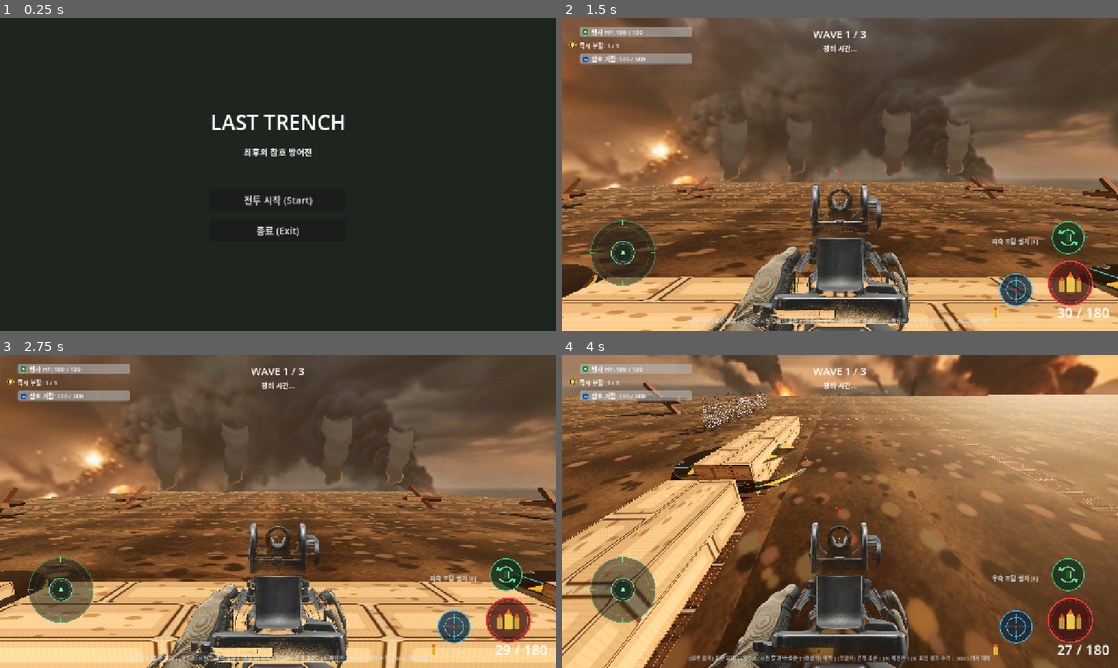
Above: before the commit, frames 1-4 (two rows, left to right).
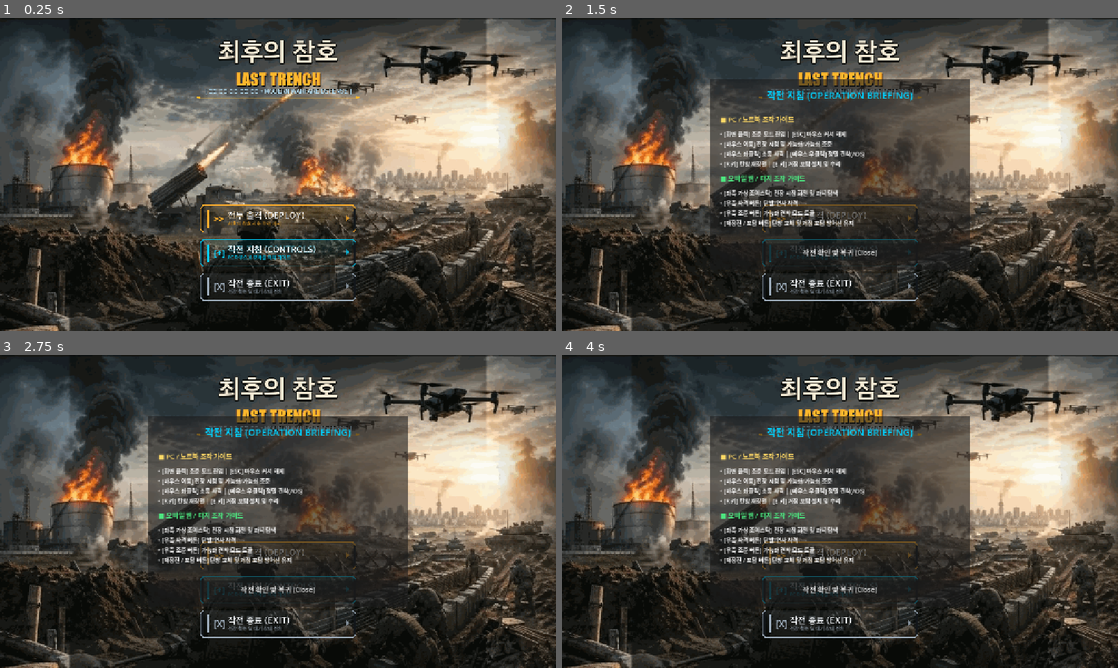
Above: after the commit, the same moments.

Repository: honglabai/last-trench
Game: Godot game, scene res://scenes/app/main_menu.tscn
Same seed, same stepped clock (60 frames per second), same inputs: the game is played once before the commit and once after it.
Inputs (mouse positions are in pixels of both pictures, inside the frame that each line leads up to; where the layout moved, square brackets give the same spot in the first picture):
- Up to frame 1 (0.25 s): no input
- Up to frame 2 (1.5 s): click (840, 252) at 0.52 s; click (840, 218) [840, 199] at 1.25 s
- Up to frame 3 (2.75 s): click (278, 555) at 2.02 s
- Up to frame 4 (4 s): tap Enter at 2.75 s; move the mouse to (867, 511) at 2.77 s; hold W (move_forward) 2.78-3.5 s; hold Right mouse button (aim) 2.78-3.5 s; click (867, 511) at 2.92 s; click (1067, 621) at 3.52 s

The runs differ from the first frame. In frame 1, 69% of the frame differs, in the area x 0-100%, y 0-100%; in frame 2, 89%; in frame 3, 91%; in frame 4, 94%.

Commit message:
feat: fix viewmodel transparency, add cinematic landing title background, and update tactical menu button textures for mobile web

Diff:
--- a/scenes/app/main_menu.tscn
+++ b/scenes/app/main_menu.tscn
@@ -1,6 +1,13 @@
-[gd_scene load_steps=2 format=3 uid="uid://cx6rvyb4g0q1h"]
+[gd_scene load_steps=9 format=3 uid="uid://cx6rvyb4g0q1h"]
 
 [ext_resource type="Script" path="res://scripts/ui/main_menu.gd" id="1_1"]
+[ext_resource type="Texture2D" uid="uid://b0l0yjutgsfl4" path="res://assets/ui/bg_landing_title.png" id="2_bg"]
+[ext_resource type="Texture2D" uid="uid://br4h1fh3s01xy" path="res://assets/ui/buttons/btn_deploy_normal.png" id="3_dep_n"]
+[ext_resource type="Texture2D" uid="uid://dc4cl42d1j70g" path="res://assets/ui/buttons/btn_deploy_pressed.png" id="4_dep_p"]
+[ext_resource type="Texture2D" uid="uid://dplqs78c1fjs" path="res://assets/ui/buttons/btn_guide_normal.png" id="5_gui_n"]
+[ext_resource type="Texture2D" uid="uid://fsnwi7oh7lkv" path="res://assets/ui/buttons/btn_guide_pressed.png" id="6_gui_p"]
+[ext_resource type="Texture2D" uid="uid://bb3vmq86en2j5" path="res://assets/ui/buttons/btn_exit_normal.png" id="7_exi_n"]
+[ext_resource type="Texture2D" uid="uid://ercp13wgrnee" path="res://assets/ui/buttons/btn_exit_pressed.png" id="8_exi_p"]
 
 [node name="MainMenu" type="Control"]
 layout_mode = 3
@@ -11,51 +18,129 @@
 grow_vertical = 2
 script = ExtResource("1_1")
 
-[node name="Background" type="ColorRect" parent="."]
+[node name="Background" type="TextureRect" parent="."]
 layout_mode = 1
 anchors_preset = 15
 anchor_right = 1.0
 anchor_bottom = 1.0
 grow_horizontal = 2
 grow_vertical = 2
-color = Color(0.12, 0.14, 0.12, 1)
+mouse_filter = 2
+texture = ExtResource("2_bg")
+expand_mode = 1
+stretch_mode = 6
 
 [node name="CenterContainer" type="CenterContainer" parent="."]
+layout_mode = 1
+anchors_preset = 7
+anchor_left = 0.5
+anchor_top = 1.0
+anchor_right = 0.5
+anchor_bottom = 1.0
+offset_left = -200.0
+offset_top = -340.0
+offset_right = 200.0
+offset_bottom = -20.0
+grow_horizontal = 2
+grow_vertical = 0
+
+[node name="VBoxContainer" type="VBoxContainer" parent="CenterContainer"]
+layout_mode = 2
+theme_override_constants/separation = 14
+alignment = 1
+
+[node name="StartButton" type="TextureButton" parent="CenterContainer/VBoxContainer"]
+custom_minimum_size = Vector2(360, 64)
+layout_mode = 2
+texture_normal = ExtResource("3_dep_n")
+texture_pressed = ExtResource("4_dep_p")
+ignore_texture_size = true
+stretch_mode = 5
+
+[node name="GuideButton" type="TextureButton" parent="CenterContainer/VBoxContainer"]
+custom_minimum_size = Vector2(360, 64)
+layout_mode = 2
+texture_normal = ExtResource("5_gui_n")
+texture_pressed = ExtResource("6_gui_p")
+ignore_texture_size = true
+stretch_mode = 5
+
+[node name="ExitButton" type="TextureButton" parent="CenterContainer/VBoxContainer"]
+custom_minimum_size = Vector2(360, 64)
+layout_mode = 2
+texture_normal = ExtResource("7_exi_n")
+texture_pressed = ExtResource("8_exi_p")
+ignore_texture_size = true
+stretch_mode = 5
+
+[node name="GuideDialog" type="Panel" parent="."]
+visible = false
+layout_mode = 1
+anchors_preset = 8
+anchor_left = 0.5
+anchor_top = 0.5
+anchor_right = 0.5
+anchor_bottom = 0.5
+offset_left = -300.0
+offset_top = -220.0
+offset_right = 300.0
+offset_bottom = 220.0
+grow_horizontal = 2
+grow_vertical = 2
+
+[node name="VBox" type="VBoxContainer" parent="GuideDialog"]
 layout_mode = 1
 anchors_preset = 15
 anchor_right = 1.0
 anchor_bottom = 1.0
+offset_left = 24.0
+offset_top = 20.0
+offset_right = -24.0
+offset_bottom = -20.0
 grow_horizontal = 2
 grow_vertical = 2
+theme_override_constants/separation = 12
 
-[node name="VBoxContainer" type="VBoxContainer" parent="CenterContainer"]
+[node name="Title" type="Label" parent="GuideDialog/VBox"]
 layout_mode = 2
-theme_override_constants/separation = 20
-
-[node name="TitleLabel" type="Label" parent="CenterContainer/VBoxContainer"]
-layout_mode = 2
-theme_override_font_sizes/font_size = 48
-text = "LAST TRENCH"
+theme_override_colors/font_color = Color(0, 0.82, 1, 1)
+theme_override_font_sizes/font_size = 22
+text = "작전 지침 (OPERATION BRIEFING)"
 horizontal_alignment = 1
 
-[node name="SubtitleLabel" type="Label" parent="CenterContainer/VBoxContainer"]
-layout_mode = 2
-theme_override_font_sizes/font_size = 20
-text = "최후의 참호 방어전"
-horizontal_alignment = 1
-
-[node name="Spacer" type="Control" parent="CenterContainer/VBoxContainer"]
-custom_minimum_size = Vector2(0, 30)
+[node name="HSeparator" type="HSeparator" parent="GuideDialog/VBox"]
 layout_mode = 2
 
-[node name="StartButton" type="Button" parent="CenterContainer/VBoxContainer"]
-custom_minimum_size = Vector2(240, 50)
+[node name="DescPC" type="Label" parent="GuideDialog/VBox"]
 layout_mode = 2
-theme_override_font_sizes/font_size = 22
-text = "전투 시작 (Start)"
+theme_override_colors/font_color = Color(1, 0.85, 0.4, 1)
+theme_override_font_sizes/font_size = 15
+text = "■ PC / 노트북 조작 가이드"
 
-[node name="ExitButton" type="Button" parent="CenterContainer/VBoxContainer"]
-custom_minimum_size = Vector2(240, 50)
+[node name="TextPC" type="Label" parent="GuideDialog/VBox"]
 layout_mode = 2
-theme_override_font_sizes/font_size = 22
-text = "종료 (Exit)"
+theme_override_font_sizes/font_size = 13
+text = "• [화면 클릭] 조준 모드 진입 | [ESC] 마우스 커서 해제
+• [마우스 이동] 전장 시점 및 가늠좌/가늠쇠 조준
+• [마우스 좌클릭] 소총 사격 | [마우스 우클릭] 정밀 견착(ADS)
+• [R 키] 탄창 재장전 | [E 키] 거점 포탑 설치 및 수리"
+
+[node name="DescMobile" type="Label" parent="GuideDialog/VBox"]
+layout_mode = 2
+theme_override_colors/font_color = Color(0.3, 0.9, 0.5, 1)
+theme_override_font_sizes/font_size = 15
+text = "■ 모바일 웹 / 터치 조작 가이드"
+
+[node name="TextMobile" type="Label" parent="GuideDialog/VBox"]
+layout_mode = 2
+theme_override_font_sizes/font_size = 13
+text = "• [좌측 가상 조이스틱] 전장 시점 회전 및 과녁 탐색
+• [우측 사격 버튼] 단발/연사 사격
+• [우측 조준 버튼] 가늠좌 견착 모드 토글
+• [재장전 / 포탑 버튼] 탄창 교체 및 거점 포탑 방어선 유지"
+
+[node name="CloseButton" type="Button" parent="GuideDialog/VBox"]
+custom_minimum_size = Vector2(0, 42)
+layout_mode = 2
+size_flags_vertical = 10
+text = "작전 확인 및 복귀 (Close)"
--- a/scenes/ui/battle_hud.tscn
+++ b/scenes/ui/battle_hud.tscn
@@ -9,6 +9,10 @@
 [ext_resource type="Texture2D" uid="uid://csb5ysd10xllk" path="res://assets/ui/banner_victory.png" id="7_vic_banner"]
 [ext_resource type="Texture2D" uid="uid://bs5h2fnmv2ijj" path="res://assets/ui/banner_defeat.png" id="8_def_banner"]
 [ext_resource type="PackedScene" path="res://scenes/ui/fps_viewmodel.tscn" id="9_vm"]
+[ext_resource type="Texture2D" uid="uid://d35jnqln36j7l" path="res://assets/ui/buttons/btn_retry_normal.png" id="10_ret_n"]
+[ext_resource type="Texture2D" uid="uid://d3x3qbag6sqlb" path="res://assets/ui/buttons/btn_retry_pressed.png" id="11_ret_p"]
+[ext_resource type="Texture2D" uid="uid://bbhjsipk7rdrg" path="res://assets/ui/buttons/btn_menu_normal.png" id="12_men_n"]
+[ext_resource type="Texture2D" uid="uid://byj55ya18uun0" path="res://assets/ui/buttons/btn_menu_pressed.png" id="13_men_p"]
 
 [node name="BattleHUD" type="CanvasLayer"]
 layer = 10
@@ -308,15 +312,21 @@
 (3웨이브 완주 성공)"
 horizontal_alignment = 1
 
-[node name="RestartBtn" type="Button" parent="Overlay/VictoryPanel/VBox"]
-custom_minimum_size = Vector2(0, 44)
-layout_mode = 2
-text = "다시 출격 (Restart)"
-
-[node name="MenuBtn" type="Button" parent="Overlay/VictoryPanel/VBox"]
-custom_minimum_size = Vector2(0, 44)
-layout_mode = 2
-text = "메인 메뉴로 (Main Menu)"
+[node name="RestartBtn" type="TextureButton" parent="Overlay/VictoryPanel/VBox"]
+custom_minimum_size = Vector2(360, 56)
+layout_mode = 2
+texture_normal = ExtResource("10_ret_n")
+texture_pressed = ExtResource("11_ret_p")
+ignore_texture_size = true
+stretch_mode = 5
+
+[node name="MenuBtn" type="TextureButton" parent="Overlay/VictoryPanel/VBox"]
+custom_minimum_size = Vector2(360, 56)
+layout_mode = 2
+texture_normal = ExtResource("12_men_n")
+texture_pressed = ExtResource("13_men_p")
+ignore_texture_size = true
+stretch_mode = 5
 
 [node name="DefeatPanel" type="Panel" parent="Overlay"]
 layout_mode = 1
@@ -367,12 +377,18 @@
 text = "참호 방어선이 함락되었습니다."
 horizontal_alignment = 1
 
-[node name="RestartBtn" type="Button" parent="Overlay/DefeatPanel/VBox"]
-custom_minimum_size = Vector2(0, 44)
-layout_mode = 2
-text = "재도전 (Retry)"
-
-[node name="MenuBtn" type="Button" parent="Overlay/DefeatPanel/VBox"]
-custom_minimum_size = Vector2(0, 44)
-layout_mode = 2
-text = "메인 메뉴로 (Main Menu)"
+[node name="RestartBtn" type="TextureButton" parent="Overlay/DefeatPanel/VBox"]
+custom_minimum_size = Vector2(360, 56)
+layout_mode = 2
+texture_normal = ExtResource("10_ret_n")
+texture_pressed = ExtResource("11_ret_p")
+ignore_texture_size = true
+stretch_mode = 5
+
+[node name="MenuBtn" type="TextureButton" parent="Overlay/DefeatPanel/VBox"]
+custom_minimum_size = Vector2(360, 56)
+layout_mode = 2
+texture_normal = ExtResource("12_men_n")
+texture_pressed = ExtResource("13_men_p")
+ignore_texture_size = true
+stretch_mode = 5
--- a/scripts/ui/battle_hud.gd
+++ b/scripts/ui/battle_hud.gd
@@ -94,26 +94,26 @@
 		if not _defeat_reason_label: _defeat_reason_label = get_node_or_null("Overlay/DefeatPanel/VBox/ReasonLabel")
 		return _defeat_reason_label
 
-var _victory_restart_btn: Button
-var victory_restart_btn: Button:
+var _victory_restart_btn: BaseButton
+var victory_restart_btn: BaseButton:
 	get:
 		if not _victory_restart_btn: _victory_restart_btn = get_node_or_null("Overlay/VictoryPanel/VBox/RestartBtn")
 		return _victory_restart_btn
 
-var _victory_menu_btn: Button
-var victory_menu_btn: Button:
+var _victory_menu_btn: BaseButton
+var victory_menu_btn: BaseButton:
 	get:
 		if not _victory_menu_btn: _victory_menu_btn = get_node_or_null("Overlay/VictoryPanel/VBox/MenuBtn")
 		return _victory_menu_btn
 
-var _defeat_restart_btn: Button
-var defeat_restart_btn: Button:
+var _defeat_restart_btn: BaseButton
+var defeat_restart_btn: BaseButton:
 	get:
 		if not _defeat_restart_btn: _defeat_restart_btn = get_node_or_null("Overlay/DefeatPanel/VBox/RestartBtn")
 		return _defeat_restart_btn
 
-var _defeat_menu_btn: Button
-var defeat_menu_btn: Button:
+var _defeat_menu_btn: BaseButton
+var defeat_menu_btn: BaseButton:
 	get:
 		if not _defeat_menu_btn: _defeat_menu_btn = get_node_or_null("Overlay/DefeatPanel/VBox/MenuBtn")
 		return _defeat_menu_btn
--- a/scripts/ui/main_menu.gd
+++ b/scripts/ui/main_menu.gd
@@ -1,17 +1,63 @@
 class_name MainMenu
 extends Control
 
-@onready var start_button: Button = $CenterContainer/VBoxContainer/StartButton
-@onready var exit_button: Button = $CenterContainer/VBoxContainer/ExitButton
+var _start_button: BaseButton
+var start_button: BaseButton:
+	get:
+		if not _start_button: _start_button = get_node_or_null("CenterContainer/VBoxContainer/StartButton")
+		return _start_button
+
+var _guide_button: BaseButton
+var guide_button: BaseButton:
+	get:
+		if not _guide_button: _guide_button = get_node_or_null("CenterContainer/VBoxContainer/GuideButton")
+		return _guide_button
+
+var _exit_button: BaseButton
+var exit_button: BaseButton:
+	get:
+		if not _exit_button: _exit_button = get_node_or_null("CenterContainer/VBoxContainer/ExitButton")
+		return _exit_button
+
+var _guide_dialog: Control
+var guide_dialog: Control:
+	get:
+		if not _guide_dialog: _guide_dialog = get_node_or_null("GuideDialog")
+		return _guide_dialog
+
+var _close_guide_btn: BaseButton
+var close_guide_btn: BaseButton:
+	get:
+		if not _close_guide_btn: _close_guide_btn = get_node_or_null("GuideDialog/VBox/CloseButton")
+		return _close_guide_btn
 
 func _ready() -> void:
 	if start_button:
 		start_button.pressed.connect(_on_start_pressed)
+	if guide_button:
+		guide_button.pressed.connect(_on_guide_pressed)
 	if exit_button:
 		exit_button.pressed.connect(_on_exit_pressed)
+	if close_guide_btn:
+		close_guide_btn.pressed.connect(_on_guide_close_pressed)
+	if guide_dialog:
+		guide_dialog.visible = false
 
 func _on_start_pressed() -> void:
 	get_tree().change_scene_to_file("res://scenes/app/game_root.tscn")
 
+func _on_guide_pressed() -> void:
+	if guide_dialog:
+		guide_dialog.visible = true
+
+func _on_guide_close_pressed() -> void:
+	if guide_dialog:
+		guide_dialog.visible = false
+
 func _on_exit_pressed() -> void:
-	get_tree().quit()
+	if OS.has_feature("web"):
+		# In web browser, show briefing dialog or reload
+		if guide_dialog:
+			guide_dialog.visible = true
+	else:
+		get_tree().quit()
Binary file changed: assets/textures/tex_fps_iron_sights.png
Binary file added: assets/ui/bg_landing_title.png
Not shown, added: assets/ui/bg_landing_title.png.import
Binary file added: assets/ui/buttons/btn_deploy_normal.png
Not shown, added: assets/ui/buttons/btn_deploy_normal.png.import
Binary file added: assets/ui/buttons/btn_deploy_pressed.png
Not shown, added: assets/ui/buttons/btn_deploy_pressed.png.import
Binary file added: assets/ui/buttons/btn_exit_normal.png
Not shown, added: assets/ui/buttons/btn_exit_normal.png.import
Binary file added: assets/ui/buttons/btn_exit_pressed.png
Not shown, added: assets/ui/buttons/btn_exit_pressed.png.import
Binary file added: assets/ui/buttons/btn_guide_normal.png
(and 13 more such lines)
